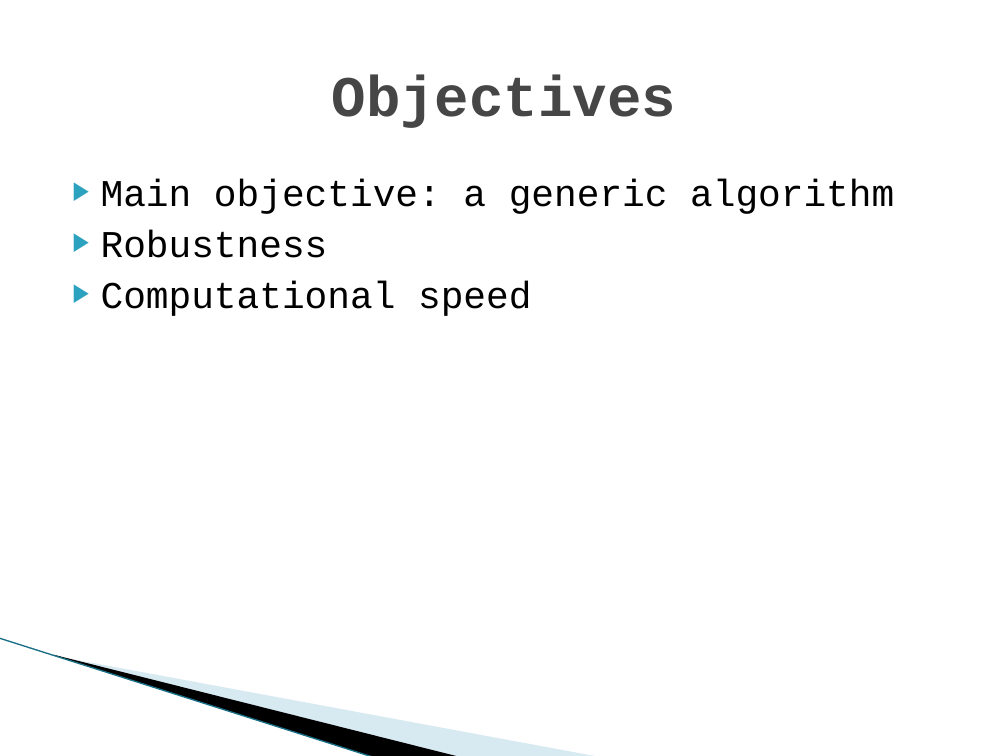
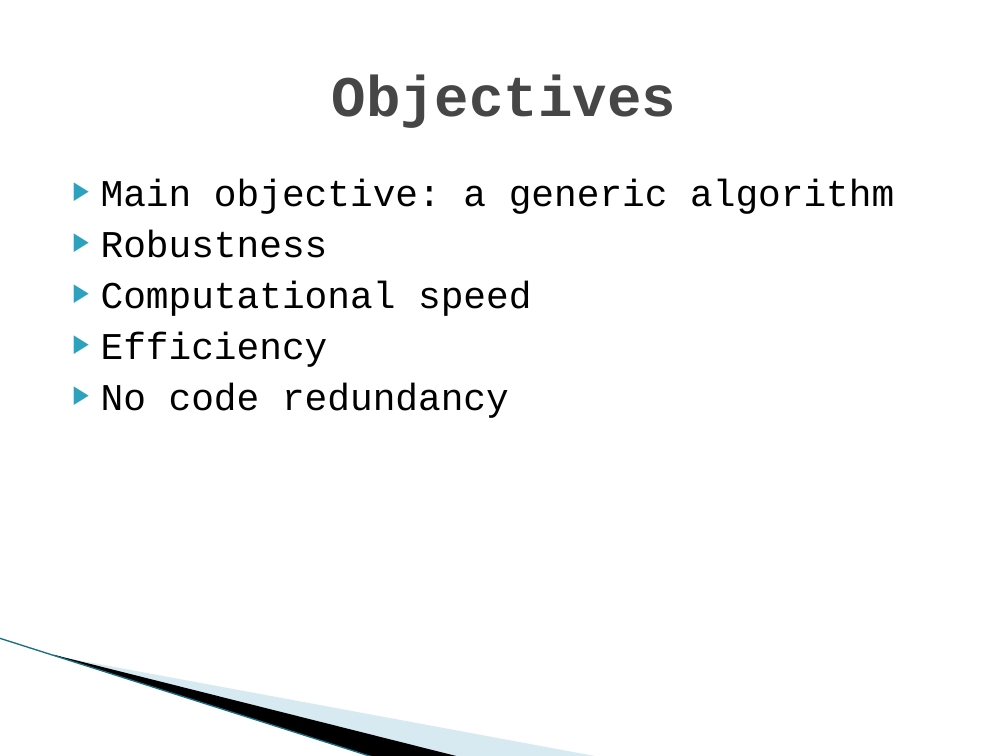
Before and after one commit to thewtex/Plus, a slide deck: slide 3 of PlusLib/docs/UsFidSegAlgo/Fiducial Pattern Recognition.pptx. Drawn at 1008x756 pixels with LibreOffice and Linux fonts; fonts in the diff are those of the drawing; background and template pictures are left out. Boxes give left, top, right and bottom in pixels: in the first picture for what was removed or moved away, otherwise in the second. Text is boxed around its words. In the diff, an @@ line names an element or a change of style, - is before the commit and + after.

```diff
--- a/PlusLib/docs/UsFidSegAlgo/Fiducial Pattern Recognition.pptx
+++ b/PlusLib/docs/UsFidSegAlgo/Fiducial Pattern Recognition.pptx
@@ text at box(101, 332, 509, 418): paragraphs added @@
+▶ Efficiency
+▶ No code redundancy
```
Also in this commit, not shown: 1 other slide changed, 1 slide added.
